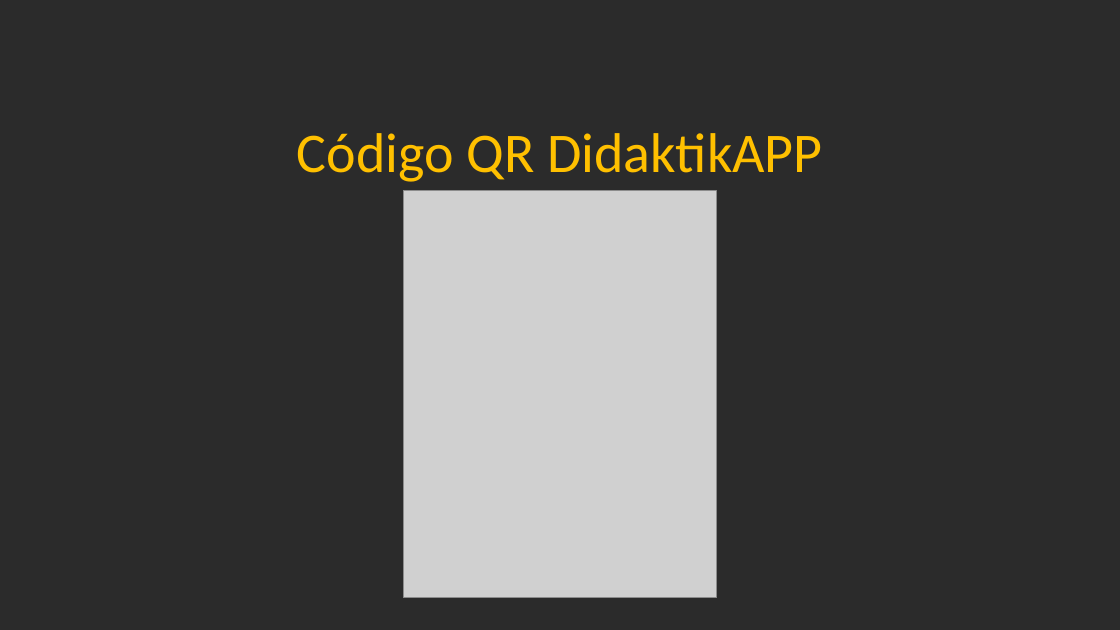
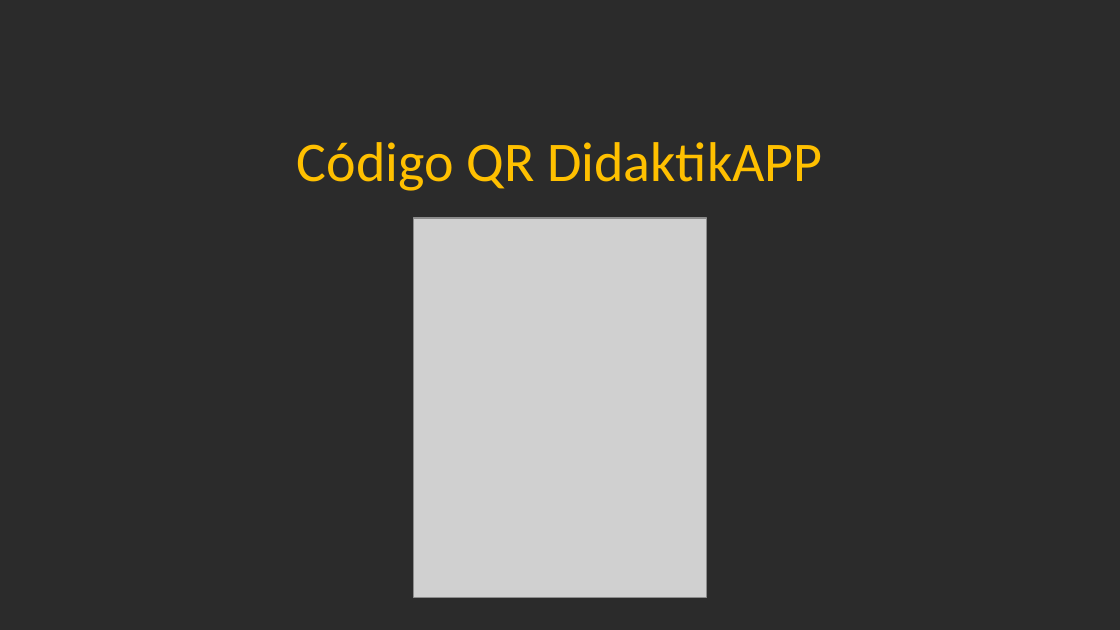
Before and after one commit to Jandycon/PROYECTOAPP, a slide deck: slide 14 of DidaktikApp.pptx. Drawn at 1120x630 pixels with LibreOffice and Linux fonts; fonts in the diff are those of the drawing; grey boxes stand for pictures; background and template pictures are left out; a plain dark background stands for a picture behind light text. Boxes give left, top, right and bottom in pixels: in the first picture for what was removed or moved away, otherwise in the second. Text is boxed around its words. In the diff, an @@ line names an element or a change of style, - is before the commit and + after.

```diff
--- a/DidaktikApp.pptx
+++ b/DidaktikApp.pptx
@@ text "Código QR DidaktikAPP": place and size @@
-text "Código QR DidaktikAPP" at [297, 133, 822, 182]
+text "Código QR DidaktikAPP" at [297, 142, 822, 191]
@@ picture: place and size @@
-picture at [403, 192, 717, 598]
+picture at [413, 218, 706, 598]
```
Also in this commit, not shown: 3 other slides changed.
